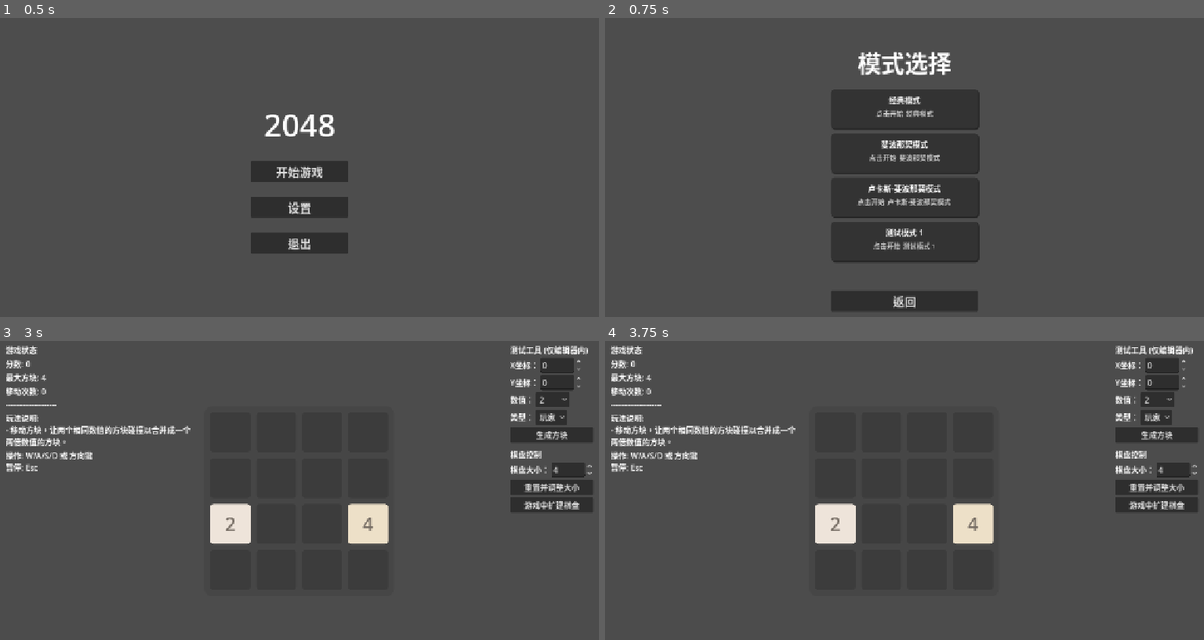
Above: before the commit, frames 1-4 (two rows, left to right).
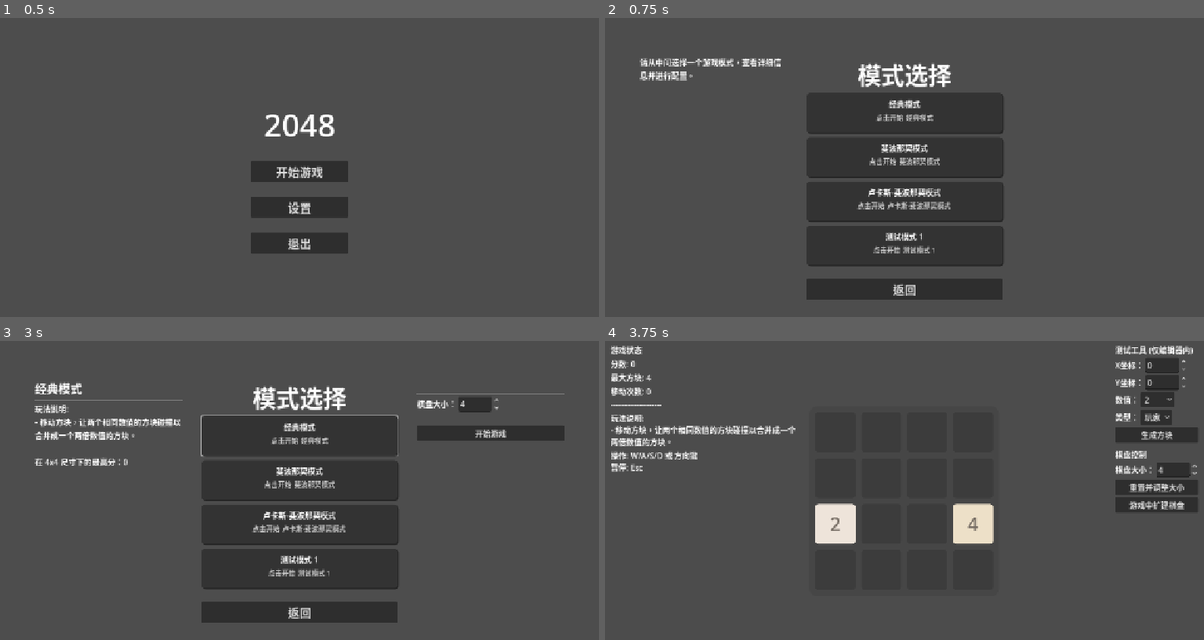
Above: after the commit, the same moments.

Repository: C76GN/2048-all-in-one
Game: Godot game, scene res://scenes/main_menu.tscn
Two runs of this game, one before a commit and one after it. Both use one fixed random seed, a clock stepped at 60 frames per second and the inputs below.
Inputs (mouse positions are in pixels of both pictures, inside the frame that each line leads up to; where the layout moved, square brackets give the same spot in the first picture):
- Up to frame 1 (0.5 s): no input
- Up to frame 2 (0.75 s): click "开始游戏" at 0.5 s
- Up to frame 3 (3 s): click "返回" at 1.25 s; click "开始游戏" at 2 s; click (299, 436) [299, 430] at 2.75 s
- Up to frame 4 (3.75 s): click (1096, 433) at 3.5 s, where only the run after the commit has a clickable "开始游戏"

Frame 1 is identical in both runs. In frame 2, 13% of the frame differs, in the area x 5-67%, y 11-98%; in frame 3, 15%, in the area x 1-99%, y 1-95%; in frame 4, less than 0.1%.

Commit message:
Add grid size selection and high score saving
Implemented grid size selection in the mode selection UI, allowing users to choose board size per mode. Added min/max/default grid size to mode config. Introduced SaveManager singleton for persistent high score storage per mode and grid size. Updated game manager and gameplay logic to support grid size and save high scores after each game. Refactored mode selection scene and script to support new UI layout and configuration workflow.

Diff:
--- a/global/game_manager.gd
+++ b/global/game_manager.gd
@@ -11,12 +11,14 @@
 
 # 将模式配置路径设为私有，通过函数访问，更安全。
 var _selected_mode_config_path: String
+# 用于存储玩家选择的棋盘大小。
+var _selected_grid_size: int = 4
 
 
 # --- 公共接口 ---
 
-## 选择一个游戏模式并切换到游戏场景。
-func select_mode_and_start(config_path: String, game_scene: PackedScene):
+## 选择一个游戏模式并切换到游戏场景，传递棋盘大小。
+func select_mode_and_start(config_path: String, game_scene: PackedScene, grid_size: int):
 	if not config_path.begins_with("res://") or not config_path.ends_with(".tres"):
 		push_error("错误: 模式配置文件路径必须是有效的资源路径: " + config_path)
 		return
@@ -26,11 +28,16 @@
 		return
 
 	_selected_mode_config_path = config_path
+	_selected_grid_size = grid_size
 	goto_scene_packed(game_scene)
 
 ## 获取当前选择的模式配置路径。
 func get_selected_mode_config_path() -> String:
 	return _selected_mode_config_path
+
+## 获取当前选择的棋盘大小。
+func get_selected_grid_size() -> int:
+	return _selected_grid_size
 
 ## 统一的返回主菜单功能，打破场景间的循环依赖。
 func return_to_main_menu():
--- a/global/game_mode_config.gd
+++ b/global/game_mode_config.gd
@@ -25,3 +25,11 @@
 
 ## 棋盘和背景的视觉主题。
 @export var board_theme: BoardTheme
+
+@export_group("Grid Size Configuration")
+## 模式默认的棋盘大小。
+@export var default_grid_size: int = 4
+## 此模式支持的最小棋盘大小。
+@export var min_grid_size: int = 3
+## 此模式支持的最大棋盘大小。
+@export var max_grid_size: int = 8
--- /dev/null
+++ b/global/save_manager.gd
@@ -0,0 +1,106 @@
+# global/save_manager.gd
+
+## SaveManager: 负责处理游戏数据持久化的全局单例。
+##
+## 该脚本管理着一个包含所有模式最高分数据的字典，并提供了
+## 保存到本地文件和从本地文件加载的功能。它处理了文件不存在
+## 的情况，并为游戏逻辑提供了简单的数据读写接口。
+extends Node
+
+# 存档文件的路径，保存在用户数据目录中
+const SAVE_FILE_PATH = "user://scores.dat"
+
+# 内部存储所有分数数据的字典。
+# 结构: { "mode_id": { "grid_size_str": score } }
+# 例如: { "classic": { "4x4": 15200, "5x5": 32000 } }
+var _scores_data: Dictionary = {}
+
+
+## Godot生命周期函数：当单例节点进入场景树时调用。
+func _ready() -> void:
+	# 游戏启动时，自动加载已有的分数记录。
+	load_scores()
+
+
+# --- 公共数据接口 ---
+
+## 根据模式ID和棋盘大小，获取最高分。
+## @param mode_id: 模式的唯一标识符（例如 "classic", "fibonacci"）。
+## @param grid_size: 棋盘的尺寸 (例如 4, 5, 6)。
+## @return: 返回对应的最高分，如果没有记录则返回 0。
+func get_high_score(mode_id: String, grid_size: int) -> int:
+	var grid_size_str = "%dx%d" % [grid_size, grid_size]
+
+	if _scores_data.has(mode_id) and _scores_data[mode_id].has(grid_size_str):
+		return _scores_data[mode_id][grid_size_str]
+
+	return 0
+
+
+## 设置或更新一个模式在特定棋盘大小下的最高分。
+## 只有当新分数高于旧分数时才会更新。
+## @param mode_id: 模式的唯一标识符。
+## @param grid_size: 棋盘的尺寸。
+## @param score: 本次游戏获得的分数。
+func set_high_score(mode_id: String, grid_size: int, score: int) -> void:
+	var current_high_score = get_high_score(mode_id, grid_size)
+
+	if score > current_high_score:
+		var grid_size_str = "%dx%d" % [grid_size, grid_size]
+
+		# 如果该模式还没有任何记录，先创建一个空字典。
+		if not _scores_data.has(mode_id):
+			_scores_data[mode_id] = {}
+
+		_scores_data[mode_id][grid_size_str] = score
+		print("新纪录诞生! 模式: %s, 尺寸: %s, 分数: %d" % [mode_id, grid_size_str, score])
+
+		# 更新分数后，立即保存到文件。
+		save_scores()
+
+
+# --- 文件读写逻辑 ---
+
+## 将当前的分数数据保存到本地文件。
+func save_scores() -> void:
+	# 使用 FileAccess.open 来安全地打开文件进行写入。
+	var file = FileAccess.open(SAVE_FILE_PATH, FileAccess.WRITE)
+	if file == null:
+		push_error("保存分数失败！无法打开文件: %s" % SAVE_FILE_PATH)
+		return
+
+	# 将字典转换为JSON字符串。
+	var json_string = JSON.stringify(_scores_data, "\t") # 使用 "\t" 进行格式化，方便调试查看
+
+	# 将字符串写入文件并关闭。
+	file.store_string(json_string)
+	file.close()
+	print("分数已成功保存到: %s" % SAVE_FILE_PATH)
+
+
+## 从本地文件加载分数数据。
+func load_scores() -> void:
+	# 首先检查文件是否存在。
+	if not FileAccess.file_exists(SAVE_FILE_PATH):
+		print("存档文件不存在，将使用空的计分板。")
+		return
+
+	# 打开文件进行读取。
+	var file = FileAccess.open(SAVE_FILE_PATH, FileAccess.READ)
+	if file == null:
+		push_error("加载分数失败！无法打开文件: %s" % SAVE_FILE_PATH)
+		return
+
+	# 读取整个文件的内容。
+	var content = file.get_as_text()
+	file.close()
+
+	# 解析JSON字符串。
+	var parse_result = JSON.parse_string(content)
+	if parse_result == null:
+		push_error("加载分数失败！JSON格式错误。")
+		_scores_data = {} # 解析失败时重置数据，防止崩溃
+		return
+
+	_scores_data = parse_result
+	print("分数已从 %s 成功加载。" % SAVE_FILE_PATH)
--- a/project.godot
+++ b/project.godot
@@ -18,6 +18,7 @@
 [autoload]
 
 GlobalGameManager="*res://global/game_manager.gd"
+SaveManager="*res://global/save_manager.gd"
 
 [display]
 
--- a/scenes/mode_selection.tscn
+++ b/scenes/mode_selection.tscn
@@ -18,40 +18,80 @@
 game_play_scene = ExtResource("2_0hetu")
 mode_configs = Array[Resource]([ExtResource("3_t5a4b"), ExtResource("4_t4d1t"), ExtResource("6_t4d1t"), ExtResource("5_ws4rq")])
 
-[node name="VBoxContainer" type="VBoxContainer" parent="."]
+[node name="CenterContainer" type="CenterContainer" parent="."]
 layout_mode = 1
-anchors_preset = 8
-anchor_left = 0.5
-anchor_top = 0.5
-anchor_right = 0.5
-anchor_bottom = 0.5
-offset_left = -150.0
-offset_top = -200.0
-offset_right = 150.0
-offset_bottom = 200.0
+anchors_preset = 15
+anchor_right = 1.0
+anchor_bottom = 1.0
 grow_horizontal = 2
 grow_vertical = 2
-theme_override_constants/separation = 20
-alignment = 1
 
-[node name="Title" type="Label" parent="VBoxContainer"]
+[node name="MainLayout" type="HBoxContainer" parent="CenterContainer"]
+layout_mode = 2
+theme_override_constants/separation = 40
+
+[node name="LeftPanel" type="VBoxContainer" parent="CenterContainer/MainLayout"]
+custom_minimum_size = Vector2(300, 0)
+layout_mode = 2
+
+[node name="Label" type="Label" parent="CenterContainer/MainLayout/LeftPanel"]
+custom_minimum_size = Vector2(20, 0)
+layout_mode = 2
+text = "请从中间选择一个游戏模式"
+autowrap_mode = 2
+
+[node name="CenterPanel" type="VBoxContainer" parent="CenterContainer/MainLayout"]
+custom_minimum_size = Vector2(400, 0)
+layout_mode = 2
+size_flags_horizontal = 4
+
+[node name="Title" type="Label" parent="CenterContainer/MainLayout/CenterPanel"]
 layout_mode = 2
 theme_override_font_sizes/font_size = 48
 text = "模式选择"
 horizontal_alignment = 1
 
-[node name="ModeListContainer" type="VBoxContainer" parent="VBoxContainer"]
+[node name="ModeListContainer" type="VBoxContainer" parent="CenterContainer/MainLayout/CenterPanel"]
 unique_name_in_owner = true
 layout_mode = 2
 size_flags_vertical = 3
 theme_override_constants/separation = 10
 
-[node name="Spacer" type="Control" parent="VBoxContainer"]
+[node name="Spacer" type="Control" parent="CenterContainer/MainLayout/CenterPanel"]
 custom_minimum_size = Vector2(0, 20)
 layout_mode = 2
 
-[node name="BackButton" type="Button" parent="VBoxContainer"]
+[node name="BackButton" type="Button" parent="CenterContainer/MainLayout/CenterPanel"]
 unique_name_in_owner = true
 layout_mode = 2
 theme_override_font_sizes/font_size = 24
 text = "返回"
+
+[node name="RightPanelContainer" type="VBoxContainer" parent="CenterContainer/MainLayout"]
+custom_minimum_size = Vector2(300, 0)
+layout_mode = 2
+
+[node name="Label" type="Label" parent="CenterContainer/MainLayout/RightPanelContainer"]
+layout_mode = 2
+
+[node name="HSeparator" type="HSeparator" parent="CenterContainer/MainLayout/RightPanelContainer"]
+layout_mode = 2
+
+[node name="HBoxContainer" type="HBoxContainer" parent="CenterContainer/MainLayout/RightPanelContainer"]
+layout_mode = 2
+
+[node name="Label" type="Label" parent="CenterContainer/MainLayout/RightPanelContainer/HBoxContainer"]
+layout_mode = 2
+text = "棋盘大小："
+
+[node name="SpinBox" type="SpinBox" parent="CenterContainer/MainLayout/RightPanelContainer/HBoxContainer"]
+layout_mode = 2
+
+[node name="Spacer" type="Control" parent="CenterContainer/MainLayout/RightPanelContainer"]
+custom_minimum_size = Vector2(0, 20)
+layout_mode = 2
+
+[node name="StartGameButton" type="Button" parent="CenterContainer/MainLayout/RightPanelContainer"]
+layout_mode = 2
+disabled = true
+text = "开始游戏"
--- a/scripts/modes/game_play.gd
+++ b/scripts/modes/game_play.gd
@@ -25,11 +25,15 @@
 var monsters_killed: int = 0
 var is_game_over: bool = false
 var score: int = 0
+var current_grid_size: int = 4
 
 ## Godot生命周期函数：在节点进入场景树时被调用，负责整个游戏场景的初始化。
 func _ready() -> void:
-	# 步骤1: 从 GlobalGameManager 加载所选的游戏模式配置。
+	# 步骤1: 从 GlobalGameManager 加载所选的游戏模式配置和棋盘大小。
 	var config_path = GlobalGameManager.get_selected_mode_config_path()
+	# 从 GlobalGameManager 获取棋盘大小
+	current_grid_size = GlobalGameManager.get_selected_grid_size()
+
 	if config_path != "":
 		mode_config = load(config_path)
 		assert(is_instance_valid(mode_config), "GameModeConfig未能加载！")
@@ -37,6 +41,9 @@
 		push_error("错误: 无法加载游戏模式配置。")
 		get_tree().quit()
 		return
+
+	# 在初始化GameBoard前，设置其 grid_size 属性
+	game_board.grid_size = current_grid_size
 
 	# 步骤2: 实例化规则管理器和核心交互/结束规则。
 	rule_manager = RuleManager.new()
@@ -156,6 +163,11 @@
 	# 通知所有规则进行清理（如停止计时器）。
 	for rule in all_spawn_rules:
 		rule.teardown()
+
+	# 保存分数
+	var mode_id = mode_config.resource_path.get_file().get_basename()
+	SaveManager.set_high_score(mode_id, current_grid_size, score)
+
 	game_over_menu.open()
 
 ## 当 InteractionRule 报告有怪物被消灭时调用。
--- a/scripts/ui/mode_card.gd
+++ b/scripts/ui/mode_card.gd
@@ -21,7 +21,7 @@
 ## Godot生命周期函数：当节点进入场景树时调用。
 func _ready() -> void:
 	# 连接自身的 pressed 信号到处理函数。
-	pressed.connect(_on_pressed)
+	pressed.connect(func(): mode_selected.emit(_config_path))
 
 # --- 公共接口 ---
 
--- a/scripts/ui/mode_selection.gd
+++ b/scripts/ui/mode_selection.gd
@@ -3,7 +3,7 @@
 ## ModeSelection: 模式选择界面的UI控制器。
 ##
 ## 该脚本负责动态加载所有可用的游戏模式，为每个模式创建一个
-## ModeCard 实例，并处理卡片的选择事件。
+## ModeCard 实例，并处理选择、配置与启动游戏的完整流程。
 extends Control
 
 # --- 导出变量 ---
@@ -17,14 +17,29 @@
 # --- 节点引用 ---
 @onready var mode_list_container: VBoxContainer = %ModeListContainer
 @onready var back_button: Button = %BackButton
+@onready var left_panel_container: VBoxContainer = $CenterContainer/MainLayout/LeftPanel
+@onready var right_panel_container: VBoxContainer = $CenterContainer/MainLayout/RightPanelContainer
+@onready var start_game_button: Button = $CenterContainer/MainLayout/RightPanelContainer/StartGameButton
+@onready var grid_size_spinbox: SpinBox = $CenterContainer/MainLayout/RightPanelContainer/HBoxContainer/SpinBox
 
+# --- 内部状态 ---
+var _selected_mode_config: GameModeConfig = null
+var _current_grid_size: int = 4
 
 ## Godot生命周期函数：当节点及其子节点进入场景树时调用。
 func _ready() -> void:
 	_populate_mode_list()
-	back_button.pressed.connect(_on_back_button_pressed)
+	_reset_panels_to_default()
+	back_button.pressed.connect(GlobalGameManager.return_to_main_menu)
 
-# --- 内部辅助函数 ---
+	# 连接SpinBox的信号，实现配置联动
+	grid_size_spinbox.value_changed.connect(_on_grid_size_changed)
+
+	# 连接“开始游戏”按钮的信号
+	start_game_button.pressed.connect(_on_start_game_button_pressed)
+
+
+# --- 内部核心函数 ---
 
 ## 动态生成模式卡片列表。
 func _populate_mode_list() -> void:
@@ -40,14 +55,103 @@
 		var card: ModeCard = ModeCardScene.instantiate()
 		mode_list_container.add_child(card)
 		card.setup(mode_config_resource.resource_path)
-		card.mode_selected.connect(_on_mode_selected)
+		card.mode_selected.connect(_on_mode_card_selected)
+
+## 重置左右面板到未选择模式时的默认状态。
+func _reset_panels_to_default() -> void:
+	for child in left_panel_container.get_children():
+		child.queue_free()
+
+	var default_label = Label.new()
+	default_label.text = "请从中间选择一个游戏模式，查看详细信息并进行配置。"
+	default_label.autowrap_mode = TextServer.AUTOWRAP_WORD
+	default_label.size_flags_horizontal = Control.SIZE_FILL
+	left_panel_container.add_child(default_label)
+
+	for child in right_panel_container.get_children():
+		child.visible = false
+	start_game_button.disabled = true
+
+## 当一个模式被选中时，更新整个界面的核心函数。
+func _update_ui_for_selection() -> void:
+	if not is_instance_valid(_selected_mode_config):
+		_reset_panels_to_default()
+		return
+
+	_populate_left_panel()
+	_populate_right_panel()
+
+	for child in right_panel_container.get_children():
+		child.visible = true
+	start_game_button.disabled = false
+
+## 根据当前选中的模式和配置，填充左侧信息面板。
+func _populate_left_panel() -> void:
+	for child in left_panel_container.get_children():
+		child.queue_free()
+
+	# 模式名称
+	var name_label = Label.new()
+	name_label.text = _selected_mode_config.mode_name
+	name_label.add_theme_font_size_override("font_size", 24)
+	left_panel_container.add_child(name_label)
+
+	# 分隔符
+	left_panel_container.add_child(HSeparator.new())
+
+	# 模式描述
+	var desc_label = Label.new()
+	desc_label.text = _selected_mode_config.mode_description
+	desc_label.autowrap_mode = TextServer.AUTOWRAP_WORD
+	desc_label.size_flags_horizontal = Control.SIZE_FILL
+	left_panel_container.add_child(desc_label)
+
+	# 最高分 (现在只创建标签，内容由 _update_high_score_label 更新)
+	var score_label = Label.new()
+	score_label.name = "HighScoreLabel" # 给它一个名字方便查找
+	left_panel_container.add_child(score_label)
+
+	_update_high_score_label()
+
+
+## 根据当前选中的模式，填充右侧配置面板。
+func _populate_right_panel() -> void:
+	# 设置SpinBox的范围和默认值
+	grid_size_spinbox.min_value = _selected_mode_config.min_grid_size
+	grid_size_spinbox.max_value = _selected_mode_config.max_grid_size
+	grid_size_spinbox.value = _selected_mode_config.default_grid_size
+	_current_grid_size = _selected_mode_config.default_grid_size
+
+## 单独更新最高分标签的文本，现在会调用 SaveManager。
+func _update_high_score_label() -> void:
+	var score_label = left_panel_container.find_child("HighScoreLabel", true, false)
+	if is_instance_valid(score_label):
+		var mode_id = _selected_mode_config.resource_path.get_file().get_basename()
+		var high_score = SaveManager.get_high_score(mode_id, _current_grid_size)
+		score_label.text = "\n在 %dx%d 尺寸下的最高分：%d" % [_current_grid_size, _current_grid_size, high_score]
+
 
 # --- 信号处理函数 ---
 
 ## 响应任一模式卡片的点击事件。
-func _on_mode_selected(config_path: String) -> void:
-	GlobalGameManager.select_mode_and_start(config_path, game_play_scene)
+func _on_mode_card_selected(config_path: String) -> void:
+	_selected_mode_config = load(config_path)
+	_update_ui_for_selection()
 
-## 响应“返回”按钮的点击事件。
-func _on_back_button_pressed() -> void:
-	GlobalGameManager.return_to_main_menu()
+## 响应棋盘大小SpinBox的值改变事件。
+func _on_grid_size_changed(new_value: float) -> void:
+	_current_grid_size = int(new_value)
+	_update_high_score_label()
+
+## 响应“开始游戏”按钮的点击事件。
+func _on_start_game_button_pressed() -> void:
+	if not is_instance_valid(_selected_mode_config):
+		push_error("无法开始游戏：没有选中的模式。")
+		return
+
+	# 调用 GlobalGameManager，并传递所有需要的配置
+	GlobalGameManager.select_mode_and_start(
+		_selected_mode_config.resource_path,
+		game_play_scene,
+		_current_grid_size
+	)
Not shown, added: global/save_manager.gd.uid
